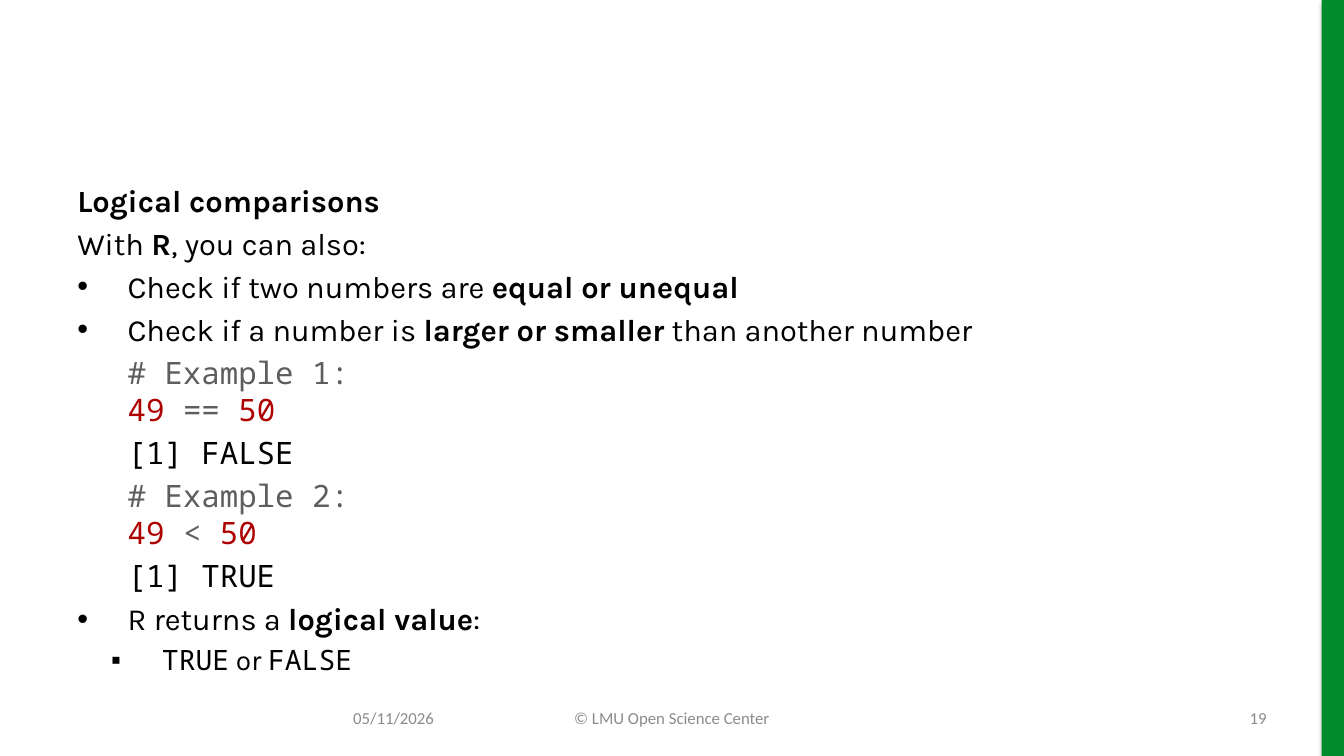
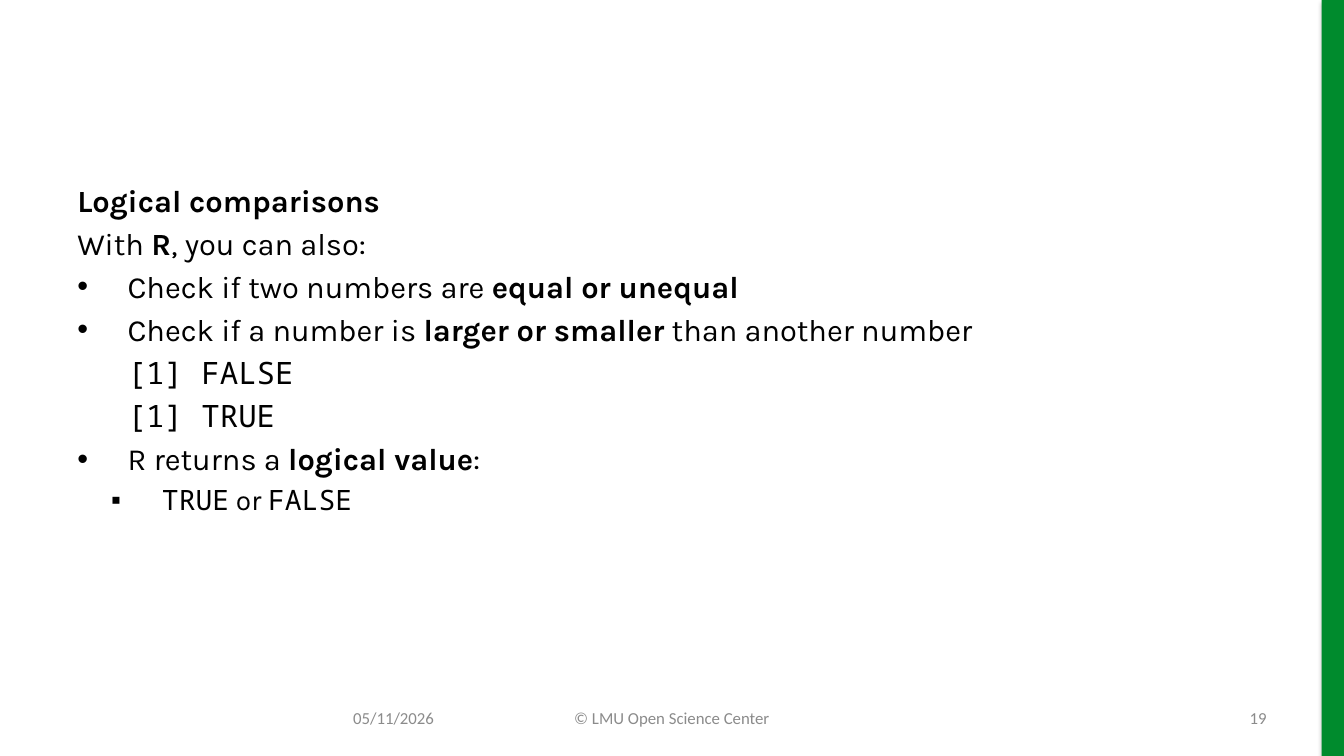
Before and after one commit to lmu-osc/slides-r-part-I, a slide deck: slide 19 of slides-r-part-I.pptx. Drawn at 1344x756 pixels with LibreOffice and Linux fonts; fonts in the diff are those of the drawing; background and template pictures are left out. Boxes give left, top, right and bottom in pixels: in the first picture for what was removed or moved away, otherwise in the second. Text is boxed around its words. In the diff, an @@ line names an element or a change of style, - is before the commit and + after.

```diff
--- a/slides-r-part-I.pptx
+++ b/slides-r-part-I.pptx
@@ text at (128, 360, 349, 422): paragraph removed @@
-# Example 1:
-49 == 50
@@ text at (128, 483, 349, 545): paragraph removed @@
-# Example 2:
-49 < 50
```
Also in this commit, not shown: 29 other slides changed, 34 other files.
